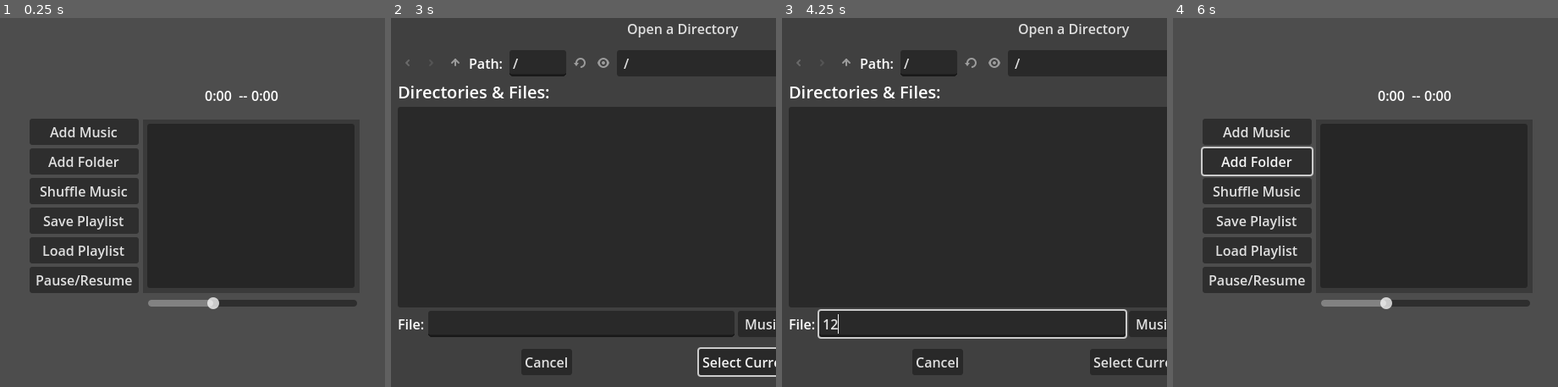
Above: before the commit, frames 1-4 (left to right).
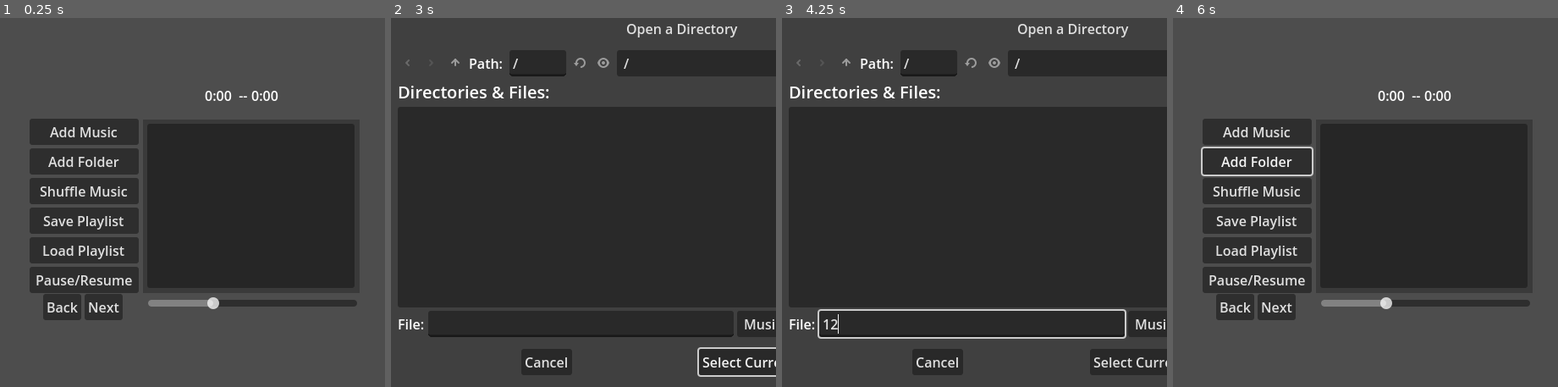
Above: after the commit, the same moments.

Repository: KindaWrks/Music-Player
Game: Godot game, scene res://MusicNode.tscn
The game is run twice, just before and just after one commit, with the same random seed, the same clock (stepped at 60 frames per second) and the same inputs.
Inputs (mouse positions are in pixels of both pictures, inside the frame that each line leads up to):
- Up to frame 1 (0.25 s): no input
- Up to frame 2 (3 s): click (452, 305) at 0.5 s, where only the run after the commit has a clickable "Back"; click (494, 305) at 1.25 s, where only the run after the commit has a clickable "Next"; click (494, 305) at 2 s, where only the run after the commit has a clickable "Next"; click "Add Folder" at 2.75 s
- Up to frame 3 (4.25 s): click (970, 324) at 3.52 s; type "12" at 3.6 s
- Up to frame 4 (6 s): click (1238, 62) at 4.25 s; click (1238, 62) at 5 s; click "Select Current Folder" at 5.75 s

The runs differ from the first frame. In frame 1, 1.4% of the frame differs, in the area x 11-32%, y 74-82%; in frame 2, 0.5%; in frame 3, 0.5%; in frame 4, 1.4%.
Error after the commit: Invalid access of index '-1' on a base object of type: 'Array'. (res://MusicNode.gd:95)

Commit message:
added next and previous skipping
add a new hbox for the previous and next buttons display as back and next.

Diff:
--- a/MusicNode.gd
+++ b/MusicNode.gd
@@ -223,3 +223,18 @@
 		# If not paused, resume the audio playback
 		$AudioStreamPlayer.play()
 		$AudioStreamPlayer.seek(paused_position)
+
+
+# Called when the "Next" button is pressed
+func _on_button_next_pressed():
+	musicindex += 1
+	if musicindex >= musicarray.size():
+		musicindex = 0
+	play_next_song()
+
+# Called when the "Previous" button is pressed
+func _on_button_previous_pressed():
+	musicindex -= 1
+	if musicindex < 0:
+		musicindex = musicarray.size() - 1
+	play_next_song()
--- a/MusicNode.tscn
+++ b/MusicNode.tscn
@@ -104,6 +104,20 @@
 layout_mode = 2
 text = "Pause/Resume"
 
+[node name="HBoxContainer2" type="HBoxContainer" parent="."]
+offset_left = 170.0
+offset_top = 326.0
+offset_right = 294.0
+offset_bottom = 357.0
+
+[node name="ButtonPrevious" type="Button" parent="HBoxContainer2"]
+layout_mode = 2
+text = "Back"
+
+[node name="ButtonNext" type="Button" parent="HBoxContainer2"]
+layout_mode = 2
+text = "Next"
+
 [connection signal="files_selected" from="FD_OPENfiles" to="." method="_on_fd_open_files_selected"]
 [connection signal="dir_selected" from="FD_OPENfolder" to="." method="_on_fd_ope_nfolder_dir_selected"]
 [connection signal="value_changed" from="HSlider" to="." method="_on_h_slider_value_changed"]
@@ -114,3 +128,5 @@
 [connection signal="pressed" from="VBoxContainer/ButtonSavePlaylist" to="." method="_on_button_save_playlist_pressed"]
 [connection signal="pressed" from="VBoxContainer/ButtonLoadPlaylist" to="." method="_on_button_load_playlist_pressed"]
 [connection signal="pressed" from="VBoxContainer/ButtonPause" to="." method="_on_button_pause_pressed"]
+[connection signal="pressed" from="HBoxContainer2/ButtonPrevious" to="." method="_on_button_previous_pressed"]
+[connection signal="pressed" from="HBoxContainer2/ButtonNext" to="." method="_on_button_next_pressed"]
